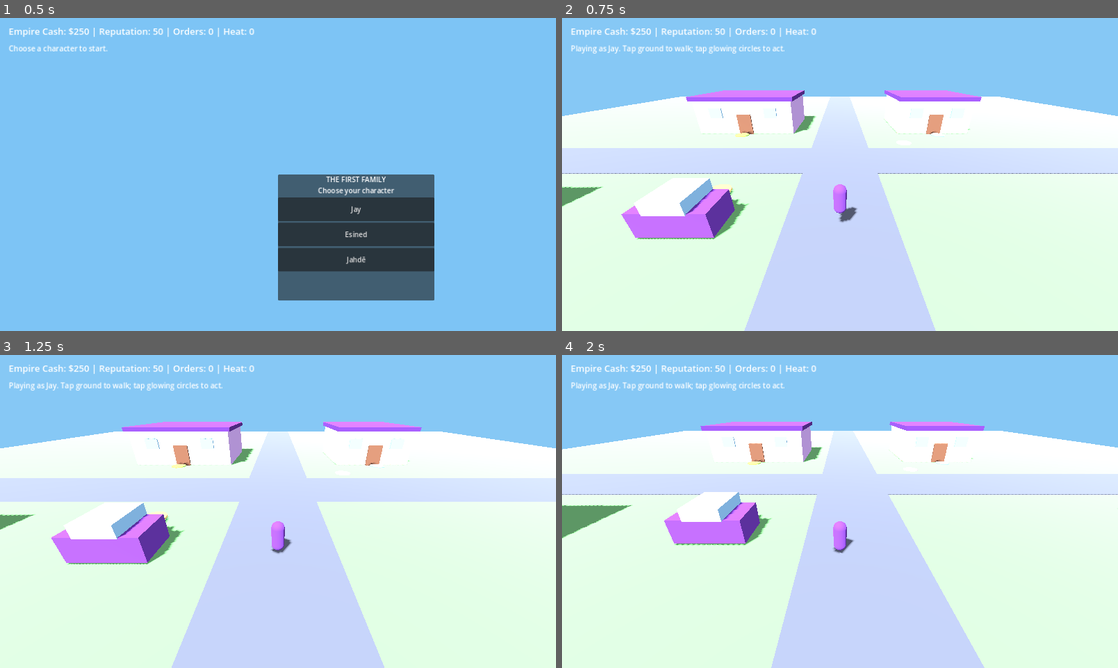
Above: before the commit, frames 1-4 (two rows, left to right).
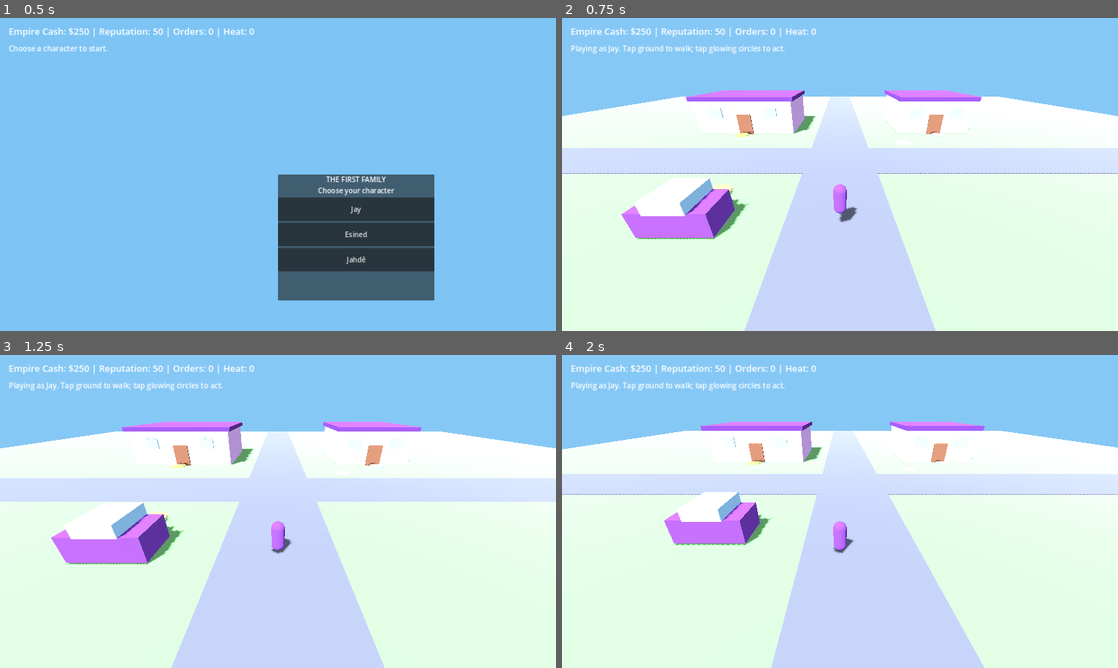
Above: after the commit, the same moments.

Repository: thefirstfamilyllc/The-First-Family-Game
Game: Godot game, scene res://scenes/main.tscn
The game is run twice, just before and just after one commit, with the same random seed, the same clock (stepped at 60 frames per second) and the same inputs.
Inputs (mouse positions are in pixels of both pictures, inside the frame that each line leads up to):
- Up to frame 1 (0.5 s): no input
- Up to frame 2 (0.75 s): click "Jay" at 0.5 s
- Up to frame 3 (1.25 s): no input
- Up to frame 4 (2 s): tap Enter at 1.25 s; move the mouse to (812, 574) at 1.27 s; click (812, 574) at 1.42 s

Frame 1 is identical in both runs. In frame 2, 0.2% of the frame differs, in the area x 0-8%, y 53-61%; in frame 3, 0.2%; in frame 4, 0.7%, in the area x 0-13%, y 47-59%.

Commit message:
Restore core life and laundry simulation as opening gameplay; defer example scenarios

Diff:
--- a/godot/scripts/world.gd
+++ b/godot/scripts/world.gd
@@ -74,10 +74,6 @@
     _make_action("Pickup order", Vector3(-8, 0.25, 6), Color("#ffcb60"))
     _make_action("Rest at home", Vector3(12, 0.25, -7), Color("#79d9ff"))
     _make_action("Family time", Vector3(7, 0.25, -4), Color("#ff9fc8"))
-    _make_building(Vector3(-23, 0, 12), Vector3(9, 4, 8), Color("#f3c978"), "Store")
-    _make_action("Visit store", Vector3(-23, 0.25, 17), Color("#f8d655"))
-    _make_building(Vector3(24, 0, 13), Vector3(12, 4, 9), Color("#b2d3e8"), "Airport")
-    _make_action("Visit airport", Vector3(24, 0.25, 19), Color("#7bd8ff"))
 
 func _make_building(pos: Vector3, size: Vector3, wall: Color, kind: String) -> void:
     _make_box(self, size, pos + Vector3(0, size.y / 2.0, 0), wall)
@@ -168,9 +164,9 @@
     player.position = Vector3(0, 1.1, 9)
     add_child(player)
     camera = player.camera_pivot.get_child(0) as Camera3D
-    # Account permissions are currently a development-only selection. A production
-    # release must use verified age/parental permissions, never a self-asserted toggle.
-    adult_mode = character_name == "Jay"
+    # Age permissions belong to verified player accounts, not the chosen character.
+    # This prototype does not enable adult-only actions.
+    adult_mode = false
     status_label.text = "Playing as %s. Tap ground to walk; tap glowing circles to act." % character_name
     _update_stats()
 
@@ -209,12 +205,6 @@
 
 func _complete_action(action: String) -> void:
     var outcome := randf()
-    if action == "Visit store":
-        _open_context("store")
-        return
-    elif action == "Visit airport":
-        _open_context("airport")
-        return
     if action == "Wash laundry":
         if outcome < 0.22:
             cash -= 12
